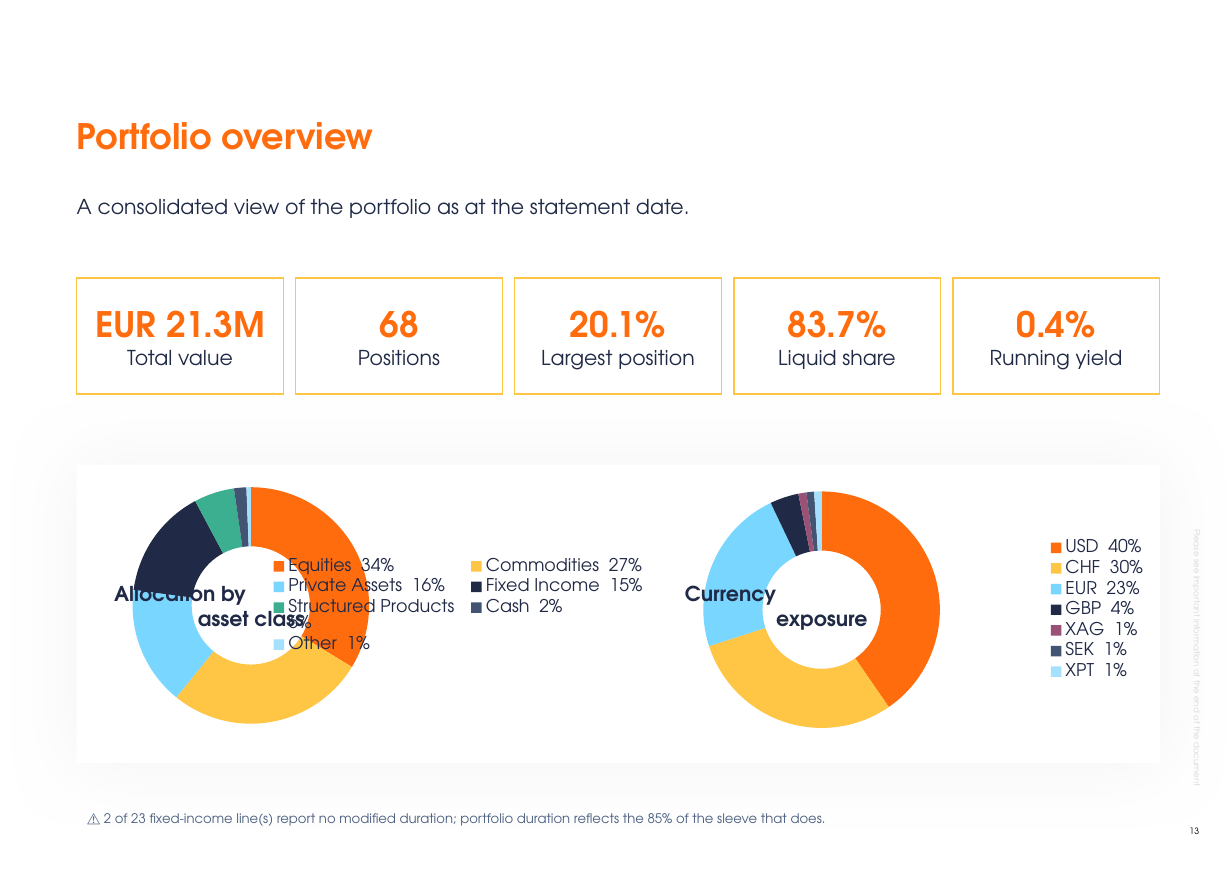
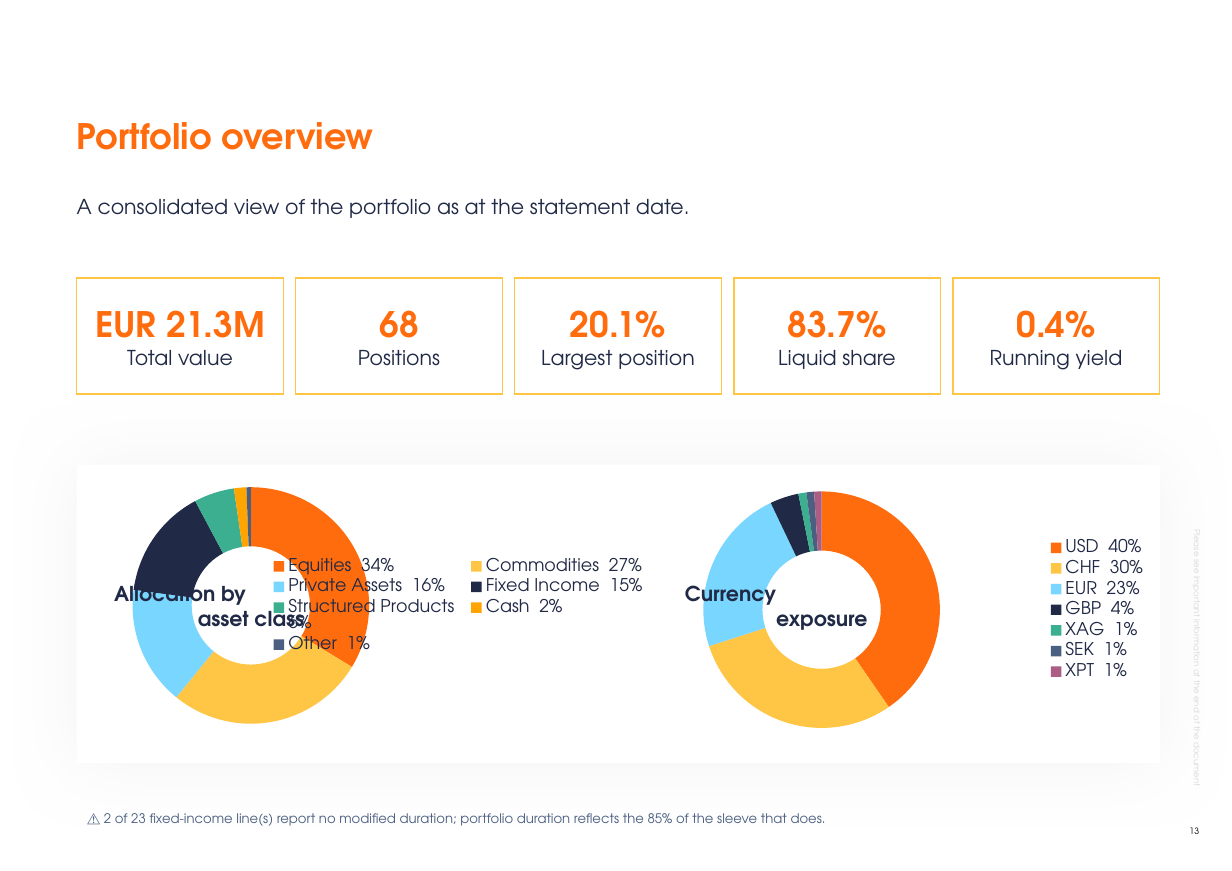
Before and after one commit to jb-db05/Investment_Proposal, a slide deck: slide 13 of investment-proposal-builder/work/example_output_deck.pptx. Drawn at 1232x871 pixels with LibreOffice and Linux fonts; fonts in the diff are those of the drawing; background and template pictures are left out. Boxes give left, top, right and bottom in pixels: in the first picture for what was removed or moved away, otherwise in the second. Text is boxed around its words. In the diff, an @@ line names an element or a change of style, - is before the commit and + after.

```diff
--- a/investment-proposal-builder/work/example_output_deck.pptx
+++ b/investment-proposal-builder/work/example_output_deck.pptx
@@ doughnut chart at [77,477,658,735] @@
@@ colours of single points changed @@
@@ doughnut chart at [678,482,1158,739] @@
@@ colours of single points changed @@
```
Also in this commit, not shown: 3 other slides changed, 6 other files.
